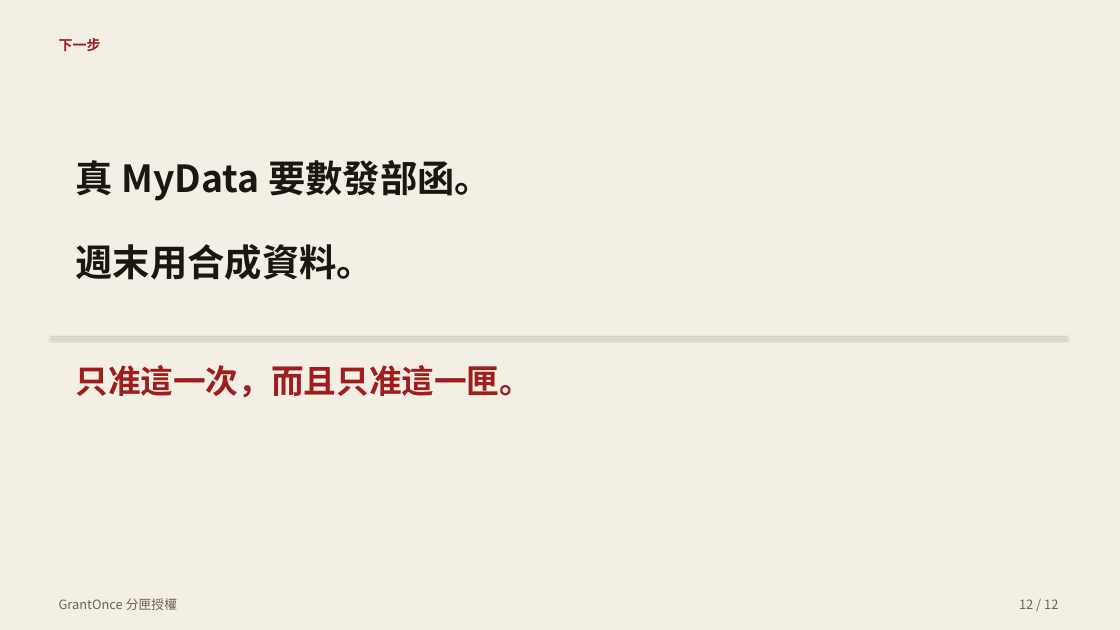
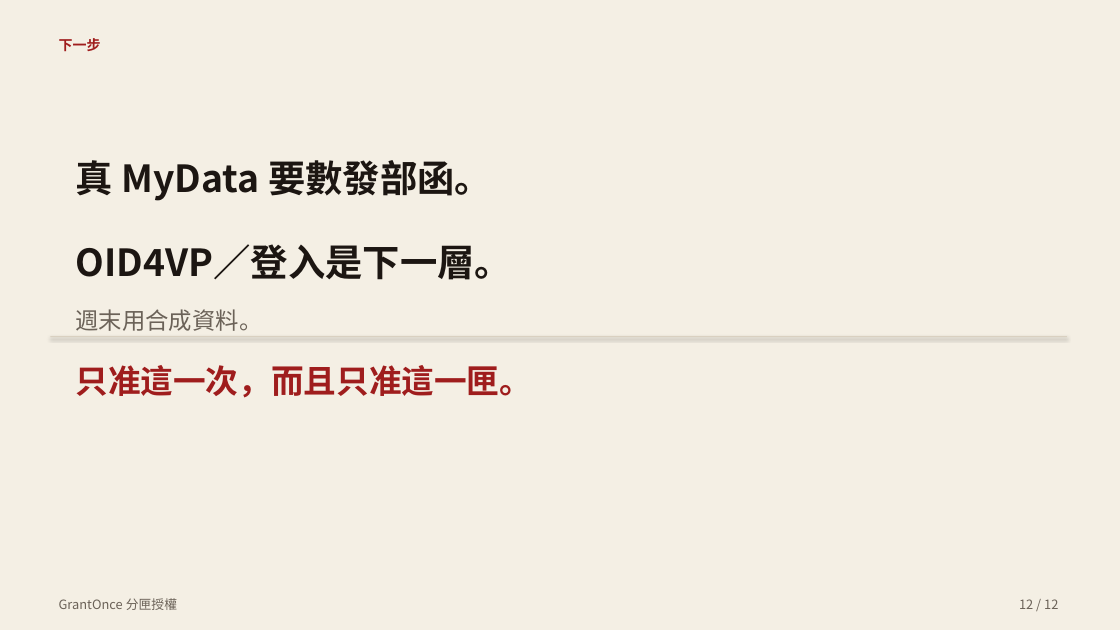
Before and after one commit to do0x0ob/GrantOnce, a slide deck: slide 12 of pitch/GrantOnce.pptx. Drawn at 1120x630 pixels with LibreOffice and Linux fonts; fonts in the diff are those of the drawing. Boxes give left, top, right and bottom in pixels: in the first picture for what was removed or moved away, otherwise in the second. Text is boxed around its words. In the diff, an @@ line names an element or a change of style, - is before the commit and + after.

```diff
--- a/pitch/GrantOnce.pptx
+++ b/pitch/GrantOnce.pptx
@@ text added at bbox=[75, 244, 512, 280], 32 pt, text #1C1612, bold @@
+OID4VP／登入是下一層。
@@ text "週末用合成資料。": place and size @@
-text "週末用合成資料。" at bbox=[75, 244, 374, 280]
+text "週末用合成資料。" at bbox=[75, 309, 262, 331]
@@ text "週末用合成資料。" at bbox=[75, 309, 262, 331]: size 32 to 20 pt, text colour #1C1612 to #6B6258, bold off @@
```
Also in this commit, not shown: 3 other slides changed, 22 other files.
